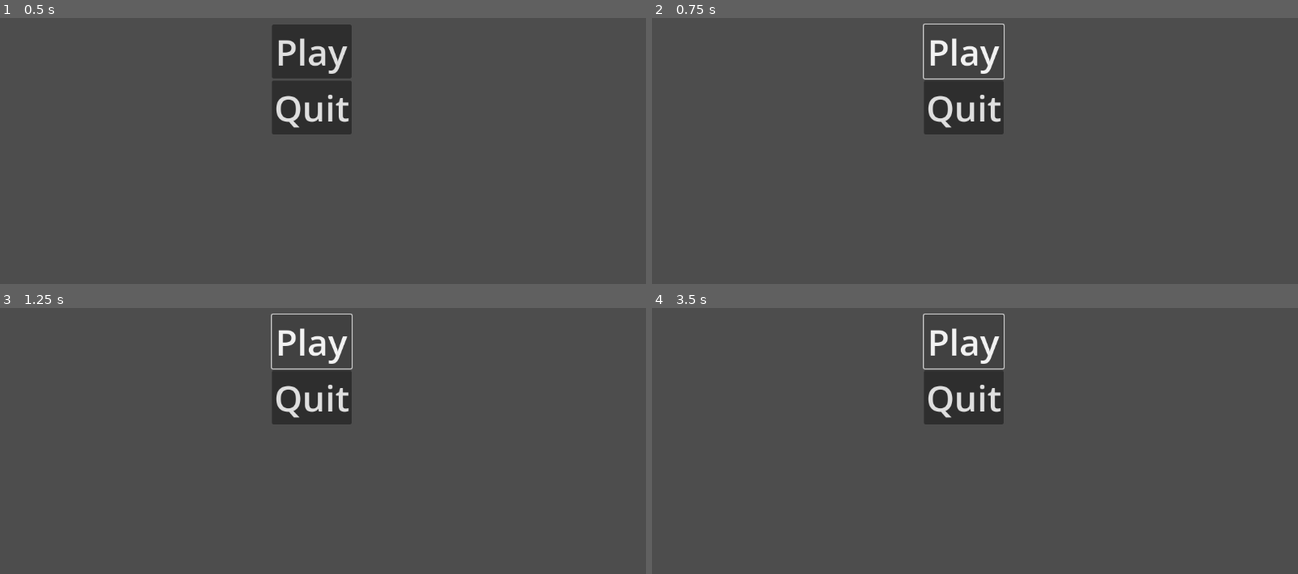
Above: before the commit, frames 1-4 (two rows, left to right).
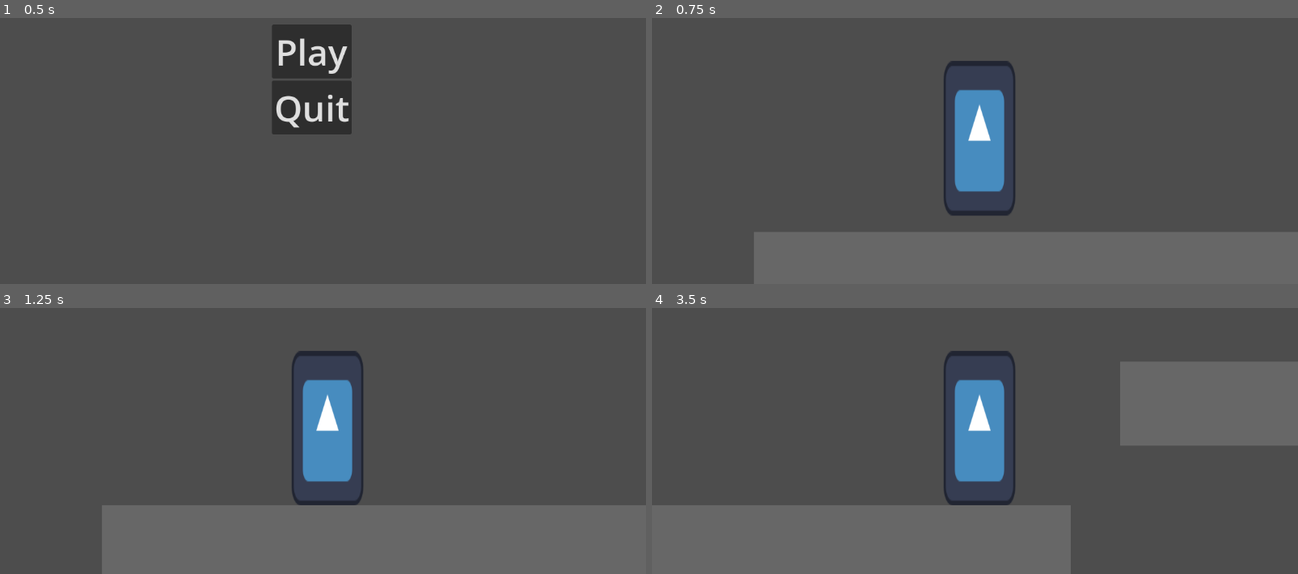
Above: after the commit, the same moments.

Repository: prejammers/godot-platformer
Game: Godot game, scene res://scene/menu.tscn
Two runs of this game, one before a commit and one after it. Both use one fixed random seed, a clock stepped at 60 frames per second and the inputs below. The engine's default icon, where the game draws it, is replaced by a stand-in: a white triangle on a blue panel in a dark square.
Inputs (mouse positions are in pixels of both pictures, inside the frame that each line leads up to):
- Up to frame 1 (0.5 s): no input
- Up to frame 2 (0.75 s): click "Play" at 0.5 s
- Up to frame 3 (1.25 s): no input
- Up to frame 4 (3.5 s): click (962, 342) at 1.25 s, where only the run before the commit has a clickable "Play"; tap Enter at 2 s; hold D (move_right) from 2.03 s (still down); tap Space (jump) at 2.27, 3.02 s

Frame 1 is identical in both runs. In frame 2, 22% of the frame differs, in the area x 15-100%, y 2-100%; in frame 3, 27%; in frame 4, 31%, in the area x 0-100%, y 2-100%.

Commit message:
fixed game final

Diff:
--- a/scene/menu.tscn
+++ b/scene/menu.tscn
@@ -1,4 +1,6 @@
-[gd_scene format=3 uid="uid://qqh8h3oibc4j"]
+[gd_scene load_steps=2 format=3 uid="uid://qqh8h3oibc4j"]
+
+[ext_resource type="Script" path="res://scripts/menu.gd" id="1_swkqe"]
 
 [node name="Menu" type="Control"]
 layout_mode = 3
@@ -7,6 +9,7 @@
 anchor_bottom = 1.0
 grow_horizontal = 2
 grow_vertical = 2
+script = ExtResource("1_swkqe")
 
 [node name="MarginContainer" type="MarginContainer" parent="."]
 layout_mode = 0
--- a/scene/world.tscn
+++ b/scene/world.tscn
@@ -1,8 +1,7 @@
-[gd_scene load_steps=6 format=3 uid="uid://bxnwli5lenjfn"]
+[gd_scene load_steps=5 format=3 uid="uid://bxnwli5lenjfn"]
 
 [ext_resource type="PackedScene" uid="uid://i7acxieay1og" path="res://scene/player.tscn" id="1_aew1j"]
 [ext_resource type="Script" path="res://scripts/world.gd" id="1_gkxe2"]
-[ext_resource type="PackedScene" uid="uid://qqh8h3oibc4j" path="res://scene/menu.tscn" id="3_oo724"]
 
 [sub_resource type="QuadMesh" id="QuadMesh_3bwms"]
 size = Vector2(1000, 150)
@@ -39,5 +38,3 @@
 [node name="CollisionShape2D" type="CollisionShape2D" parent="Platform2"]
 position = Vector2(2.08165e-12, 2.08165e-12)
 shape = SubResource("RectangleShape2D_yse2c")
-
-[node name="Menu" parent="." instance=ExtResource("3_oo724")]
